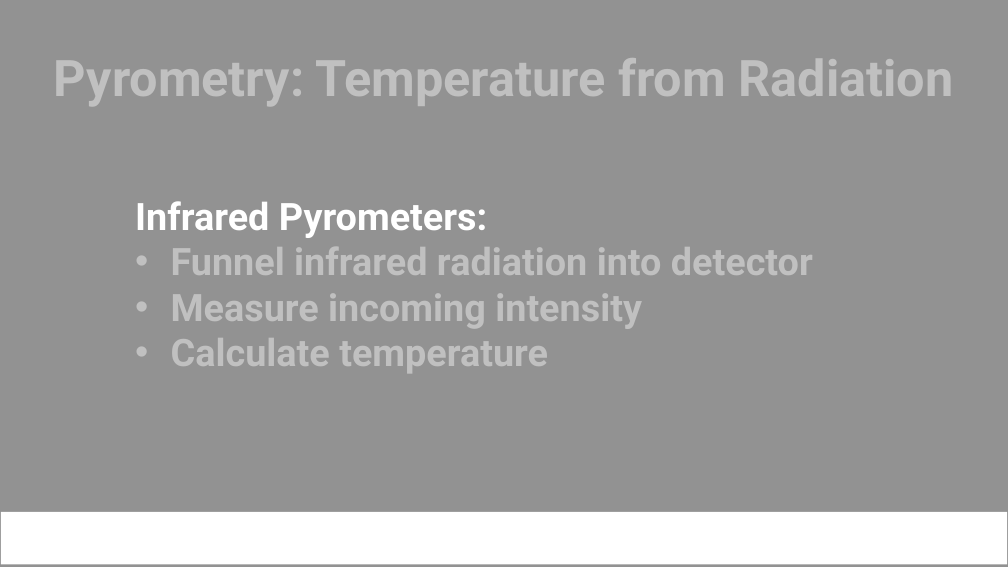
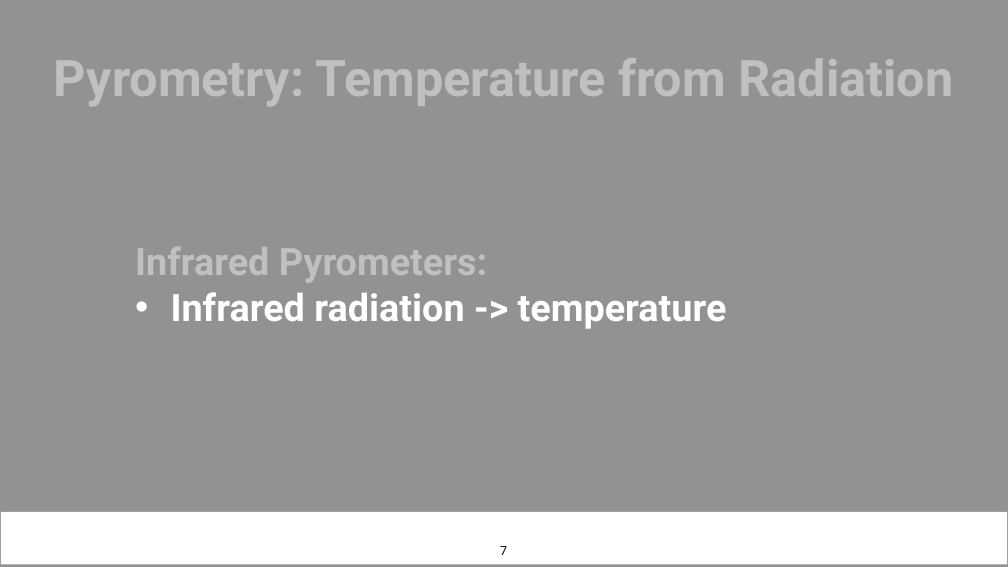
Before and after one commit to NamanJParikh/reu2024-hyperspectral-camera, a slide deck: slide 7 of presentation/REU Presentation (2024) template.pptx (slide 6 before the commit). Drawn at 1008x567 pixels with LibreOffice and Linux fonts; fonts in the diff are those of the drawing; background and template pictures are left out. Boxes give left, top, right and bottom in pixels: in the first picture for what was removed or moved away, otherwise in the second. Text is boxed around its words. In the diff, an @@ line names an element or a change of style, - is before the commit and + after.

```diff
--- a/presentation/REU Presentation (2024) template.pptx
+++ b/presentation/REU Presentation (2024) template.pptx
@@ text "Infrared Pyrometers:": place and size @@
-text "Infrared Pyrometers:" at (135, 201, 813, 373)
+text "Infrared Pyrometers:" at (135, 247, 727, 329)
@@ text at (135, 247, 487, 283): text colour #FFFFFF to #C0C0C0 in "Infrared Pyrometers:" @@
@@ text at (171, 292, 727, 329): text changed; text colour #C0C0C0 to #FFFFFF @@
-• Funnel infrared radiation into detector
-• Measure incoming intensity
-• Calculate temperature
+• Infrared radiation -> temperature
@@ page number added at (500, 546, 507, 555), 24 pt, text #000000 @@
+7
```
Also in this commit, not shown: 17 other slides changed, 6 slides added, 3 slides removed.
